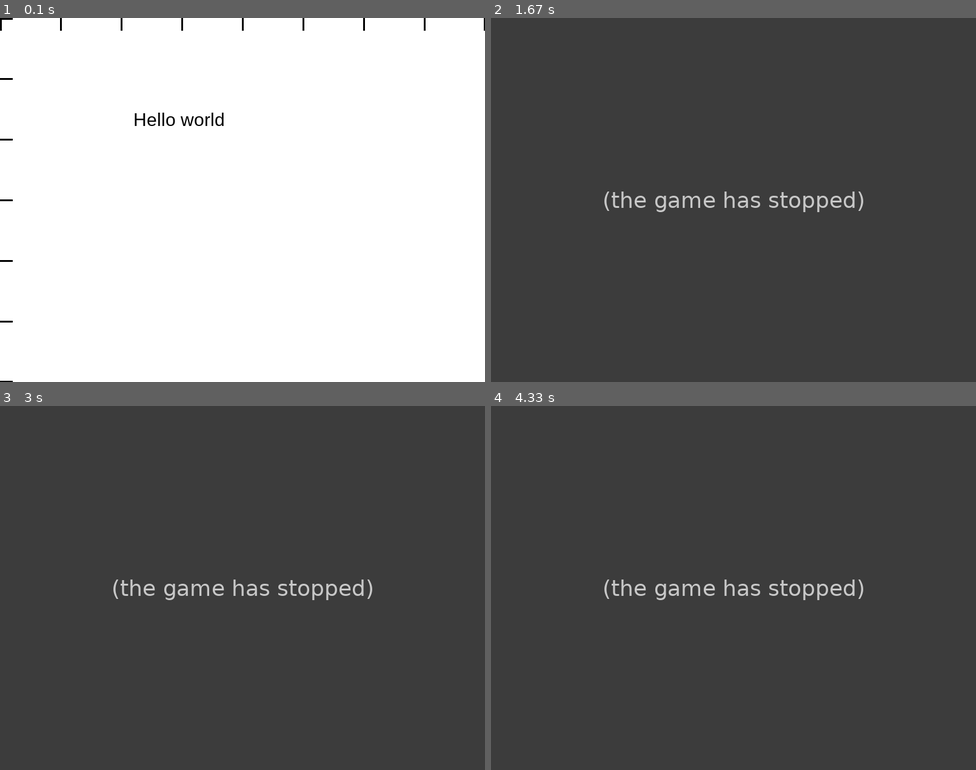
Above: before the commit, frames 1-4 (two rows, left to right).
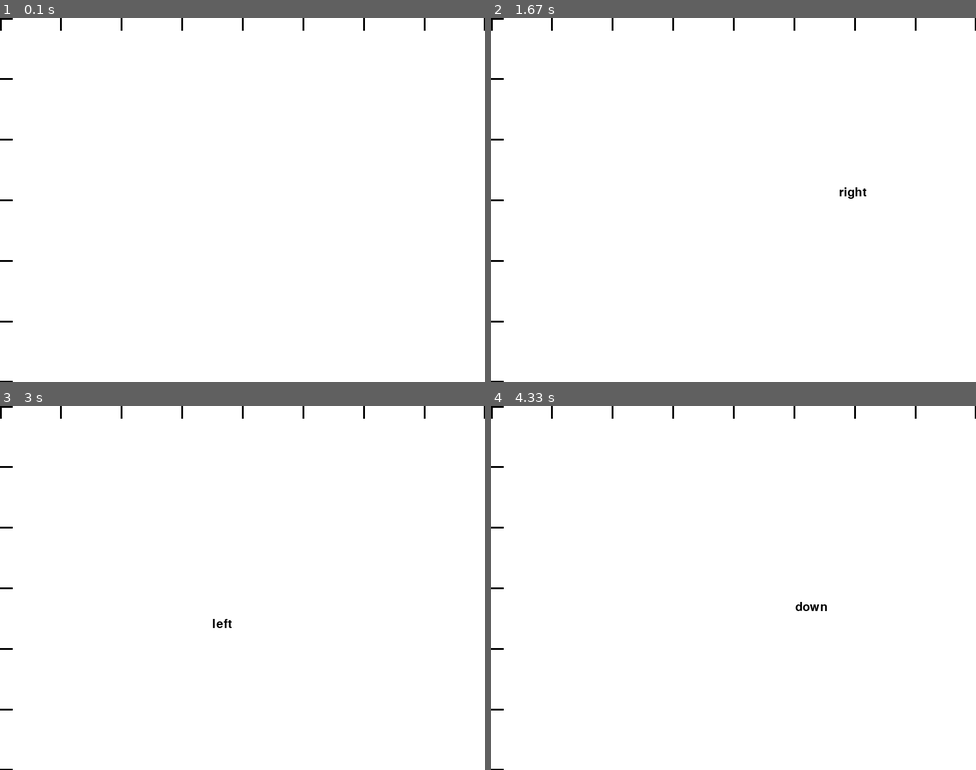
Above: after the commit, the same moments.

Repository: PhillipsJo860/pygame-move-text-arrow-keys
Game: pygame game, started from game.py
The game is run twice, just before and just after one commit, with the same random seed, the same clock (stepped at 60 frames per second) and the same inputs.
Inputs:
- Up to frame 1 (0.1 s): no input
- Up to frame 2 (1.67 s): hold D 0.33-0.8 s; hold W 0.83-1.13 s; hold D 1.17-1.63 s
- Up to frame 3 (3 s): hold A 1.67-2.2 s; hold S 2.23-2.53 s; hold A 2.57-2.97 s
- Up to frame 4 (4.33 s): hold W 3-3.37 s; hold D 3.4-4.03 s; hold S from 4.07 s (still down)

The runs differ from the first frame. In frame 1, 0.2% of the frame differs, in the area x 27-47%, y 26-30%; in frame 2, 100%; in frame 3, 100%, in the area x 0-100%, y 0-100%; in frame 4, 100%.
Error before the commit: NameError: name 'item_position' is not defined (game.py line 57); the game stopped at 0.33 s (later frames are placeholders)

Commit message:
Update game.py

Diff:
--- a/game.py
+++ b/game.py
@@ -4,6 +4,7 @@
 
 def init_game():
     pygame.init()
+    pygame.font.init()
     screen = pygame.display.set_mode((config.WINDOW_WIDTH, config.WINDOW_HEIGHT))
     pygame.display.set_caption(config.TITLE)
     return screen
@@ -28,9 +29,16 @@
 def draw_circle(screen, center, radius, color, thickness):
     pygame.draw.circle(screen, color, center, radius, thickness)
 
-def draw_text(screen, text, font, text_col, x, y):
+def draw_text(screen, text, font_size, text_col, text_pos, font_name=None, bold=False, italic=False):
+    if font_name:
+        font = pygame.font.Font(font_name, font_size)
+    else:
+        font = pygame.font.Font(None, font_size)
+
+    font.set_bold(bold)
+    font.set_italic(italic)
     img = font.render(text, True, text_col)
-    screen.blit(img, (x, y))
+    screen.blit(img, text_pos)
 
 
 
@@ -39,22 +47,36 @@
     clock = pygame.time.Clock()
     running = True
 
-    text_font = pygame.font.SysFont('Arial', 30)
+    left = "left"
+    right = 'right'
+    up = 'up'
+    down = 'down'
+    text_position = [350, 350]
+    text = ''
+
     while running:
         running = handle_events()
         screen.fill(config.COLOR_WHITE)
 
-        draw_text(screen, 'Hello world', text_font, config.COLOR_BLACK, 220, 150)
+
+        draw_text(screen, text, 30, config.COLOR_BLACK, text_position)
+
+
+
         keys = pygame.key.get_pressed()
 
         if keys[pygame.K_w]:
-            item_position[1] -= 4
+            text_position[1] -= 4
+            text = up
         if keys[pygame.K_s]:
-            item_position[1] += 4
+            text_position[1] += 4
+            text = down
         if keys[pygame.K_a]:
-            item_position[0] -= 4
+            text_position[0] -= 4
+            text = left
         if keys[pygame.K_d]:
-            item_position[0] += 4
+            text_position[0] += 4
+            text = right
 
         # Calling a grid (Comment this out after you are done coding)
         grid(screen)
